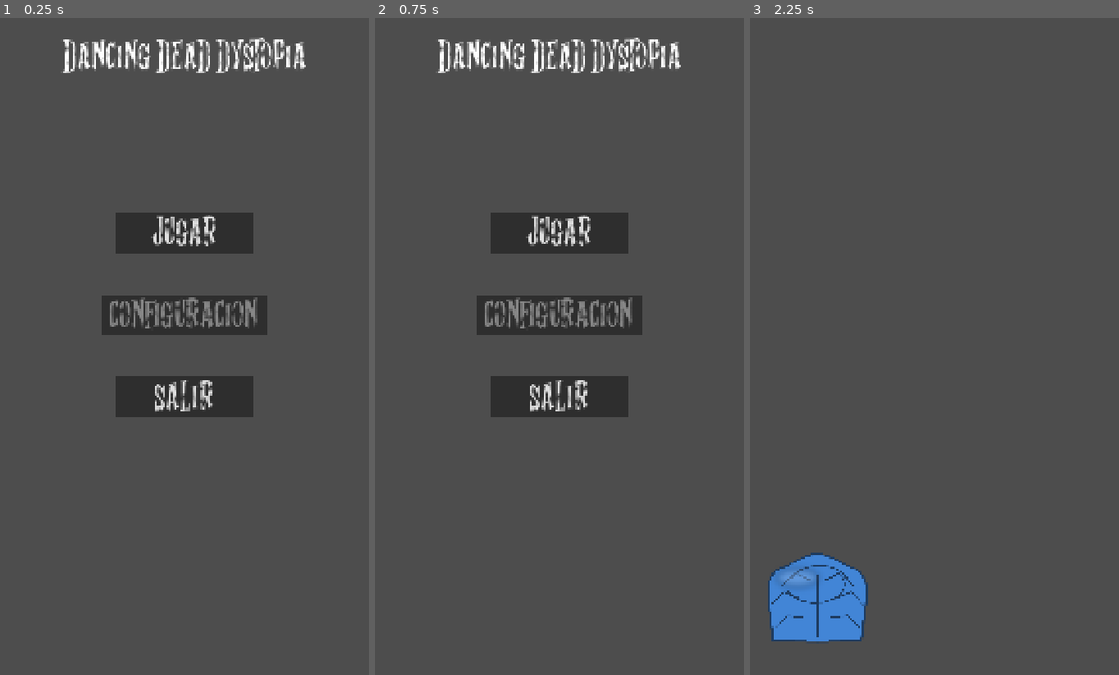
Above: before the commit, frames 1-3 (left to right).
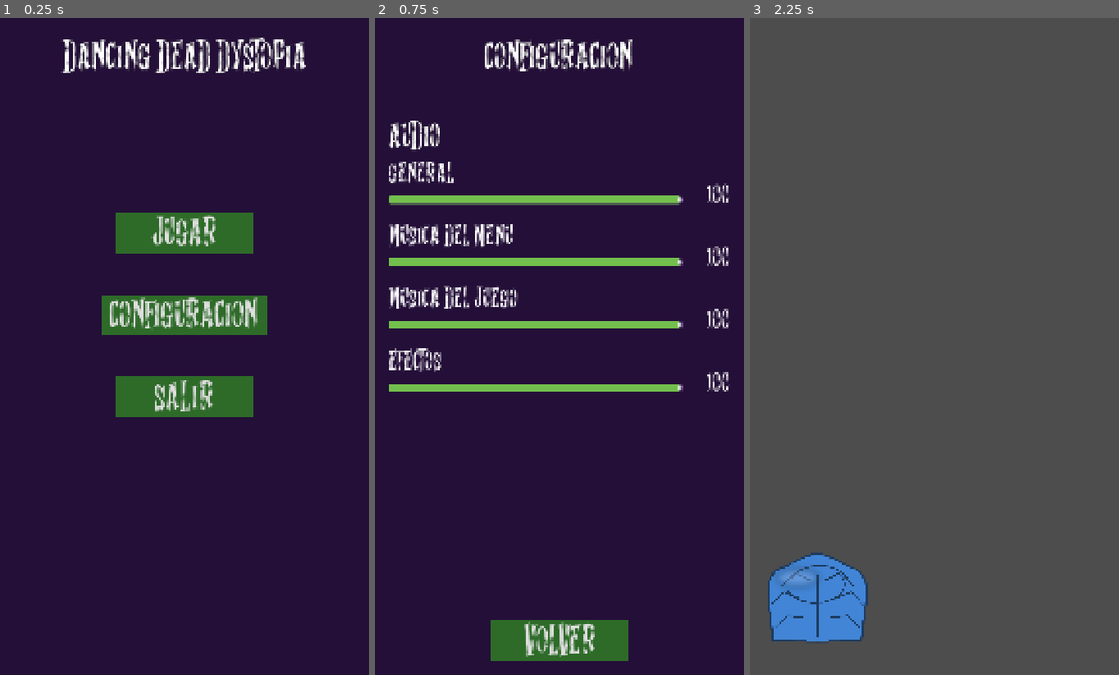
Above: after the commit, the same moments.

Repository: MarioAstorgaH/DancingDeadDystopia
Game: Godot game, scene res://screen_main_menu.tscn
Two runs of this game, one before a commit and one after it. Both use one fixed random seed, a clock stepped at 60 frames per second and the inputs below.
Inputs (mouse positions are in pixels of both pictures, inside the frame that each line leads up to):
- Up to frame 1 (0.25 s): no input
- Up to frame 2 (0.75 s): click (559, 313) at 0.5 s, where only the run after the commit has a clickable "CONFIGURACION"
- Up to frame 3 (2.25 s): click (934, 642) at 1.25 s, where only the run after the commit has a clickable "VOLVER"; click "JUGAR" at 2 s

The runs differ from the first frame. In frame 1, 98% of the frame differs, in the area x 0-100%, y 0-100%; in frame 2, 99%; in frame 3, nothing differs.

Commit message:
refactor(hud): menu color change

Diff:
--- a/Assets/configs/buttons/mainmenu_button.tres
+++ b/Assets/configs/buttons/mainmenu_button.tres
@@ -4,4 +4,4 @@
 content_margin_left = 20.0
 content_margin_top = 40.0
 content_margin_right = 20.0
-bg_color = Color(0.18039216, 0.18039216, 0.18039216, 1)
+bg_color = Color(0.18, 0.42, 0.16, 1)
--- a/Assets/configs/buttons/mainmenu_button_hover.tres
+++ b/Assets/configs/buttons/mainmenu_button_hover.tres
@@ -4,4 +4,4 @@
 content_margin_left = 20.0
 content_margin_top = 40.0
 content_margin_right = 20.0
-bg_color = Color(0.31061712, 0.31061712, 0.3106171, 1)
+bg_color = Color(0.24, 0.52, 0.21, 1)
--- a/Assets/configs/buttons/mainmenu_button_press.tres
+++ b/Assets/configs/buttons/mainmenu_button_press.tres
@@ -4,4 +4,4 @@
 content_margin_left = 20.0
 content_margin_top = 40.0
 content_margin_right = 20.0
-bg_color = Color(0.12, 0.12, 0.12, 1)
+bg_color = Color(0.11, 0.29, 0.1, 1)
--- /dev/null
+++ b/audio_settings.gd
@@ -0,0 +1,36 @@
+extends Node
+
+## Autoload: carga, aplica y guarda el volumen (0-100) de cada bus de audio.
+
+const SETTINGS_PATH := "user://settings.cfg"
+const SECTION := "audio"
+
+var _config := ConfigFile.new()
+
+
+func _ready() -> void:
+	_config.load(SETTINGS_PATH)
+	for i in AudioServer.bus_count:
+		var bus := AudioServer.get_bus_name(i)
+		set_volume(bus, _config.get_value(SECTION, bus, 100.0))
+
+
+func get_volume(bus: String) -> float:
+	var index := AudioServer.get_bus_index(bus)
+	if AudioServer.is_bus_mute(index):
+		return 0.0
+	return db_to_linear(AudioServer.get_bus_volume_db(index)) * 100.0
+
+
+func set_volume(bus: String, percent: float) -> void:
+	var index := AudioServer.get_bus_index(bus)
+	if index == -1:
+		push_warning("Bus de audio desconocido: %s" % bus)
+		return
+	AudioServer.set_bus_volume_db(index, linear_to_db(percent / 100.0))
+	AudioServer.set_bus_mute(index, percent <= 0.0)
+	_config.set_value(SECTION, bus, percent)
+
+
+func save() -> void:
+	_config.save(SETTINGS_PATH)
--- a/menu_buttons.gd
+++ b/menu_buttons.gd
@@ -1,11 +1,16 @@
 extends VBoxContainer
 
 const GAMEPLAY_SCENE := "res://gameplay_scene.tscn"
+const SETTINGS_SCENE := "res://screen_settings.tscn"
 
 
 func _on_play_button_pressed() -> void:
 	get_tree().change_scene_to_file(GAMEPLAY_SCENE)
 
 
+func _on_config_button_pressed() -> void:
+	get_tree().change_scene_to_file(SETTINGS_SCENE)
+
+
 func _on_exit_button_pressed() -> void:
 	get_tree().quit()
--- a/project.godot
+++ b/project.godot
@@ -11,9 +11,13 @@
 [application]
 
 config/name="Dancing Dead Dystopia"
+run/main_scene="uid://bobcn0qs6glx3"
 config/features=PackedStringArray("4.7", "Mobile")
 config/icon="res://icon.svg"
-run/main_scene="uid://bobcn0qs6glx3"
+
+[autoload]
+
+AudioSettings="*res://audio_settings.gd"
 
 [display]
 
--- a/screen_main_menu.tscn
+++ b/screen_main_menu.tscn
@@ -21,6 +21,15 @@
 anchor_bottom = 1.0
 grow_horizontal = 2
 grow_vertical = 2
+
+[node name="background" type="ColorRect" parent="Control"]
+layout_mode = 1
+anchors_preset = 15
+anchor_right = 1.0
+anchor_bottom = 1.0
+grow_horizontal = 2
+grow_vertical = 2
+color = Color(0.14, 0.06, 0.22, 1)
 
 [node name="main_screen" type="TextureRect" parent="Control" unique_id=603737432]
 layout_mode = 1
@@ -90,8 +99,6 @@
 theme_override_styles/normal = ExtResource("2_wit27")
 theme_override_styles/pressed = ExtResource("3_0owis")
 theme_override_styles/hover = ExtResource("4_klckv")
-theme_override_styles/disabled = ExtResource("2_wit27")
-disabled = true
 text = "CONFIGURACION"
 language = "es_MX"
 
@@ -109,4 +116,5 @@
 language = "es_MX"
 
 [connection signal="pressed" from="Control/main_margin/mainmenu_container/button_container/play_button" to="Control/main_margin/mainmenu_container/button_container" method="_on_play_button_pressed"]
+[connection signal="pressed" from="Control/main_margin/mainmenu_container/button_container/config_button" to="Control/main_margin/mainmenu_container/button_container" method="_on_config_button_pressed"]
 [connection signal="pressed" from="Control/main_margin/mainmenu_container/button_container/exit_button" to="Control/main_margin/mainmenu_container/button_container" method="_on_exit_button_pressed"]
--- /dev/null
+++ b/screen_settings.tscn
@@ -0,0 +1,249 @@
+[gd_scene format=3]
+
+[ext_resource type="FontFile" uid="uid://8cwrl5m3m2mr" path="res://Assets/Fonts/ghost_shadow/Ghost Shadow.ttf" id="1_font"]
+[ext_resource type="Script" uid="uid://dckn386imqhyt" path="res://settings_screen.gd" id="2_settings"]
+[ext_resource type="Script" uid="uid://du0ae3d5yp0dj" path="res://volume_row.gd" id="3_row"]
+[ext_resource type="StyleBox" uid="uid://dluie0f6fckn6" path="res://Assets/configs/buttons/mainmenu_button.tres" id="4_normal"]
+[ext_resource type="StyleBox" uid="uid://bu403pbxebg4g" path="res://Assets/configs/buttons/mainmenu_button_press.tres" id="5_press"]
+[ext_resource type="StyleBox" uid="uid://bgblbw5aq1pju" path="res://Assets/configs/buttons/mainmenu_button_hover.tres" id="6_hover"]
+
+[sub_resource type="LabelSettings" id="LabelSettings_title"]
+font = ExtResource("1_font")
+font_size = 50
+outline_size = 1
+outline_color = Color(0, 0, 0, 1)
+
+[sub_resource type="LabelSettings" id="LabelSettings_section"]
+font = ExtResource("1_font")
+font_size = 45
+outline_size = 1
+outline_color = Color(0, 0, 0, 1)
+
+[sub_resource type="LabelSettings" id="LabelSettings_row"]
+font = ExtResource("1_font")
+font_size = 36
+
+[sub_resource type="StyleBoxFlat" id="StyleBoxFlat_track"]
+content_margin_top = 12.0
+content_margin_bottom = 12.0
+bg_color = Color(0.3, 0.18, 0.42, 1)
+corner_radius_top_left = 6
+corner_radius_top_right = 6
+corner_radius_bottom_right = 6
+corner_radius_bottom_left = 6
+
+[sub_resource type="StyleBoxFlat" id="StyleBoxFlat_fill"]
+content_margin_top = 12.0
+content_margin_bottom = 12.0
+bg_color = Color(0.45, 0.75, 0.3, 1)
+corner_radius_top_left = 6
+corner_radius_top_right = 6
+corner_radius_bottom_right = 6
+corner_radius_bottom_left = 6
+
+[node name="CanvasLayer" type="CanvasLayer"]
+
+[node name="Control" type="Control" parent="."]
+layout_mode = 3
+anchors_preset = 15
+anchor_right = 1.0
+anchor_bottom = 1.0
+grow_horizontal = 2
+grow_vertical = 2
+
+[node name="background" type="ColorRect" parent="Control"]
+layout_mode = 1
+anchors_preset = 15
+anchor_right = 1.0
+anchor_bottom = 1.0
+grow_horizontal = 2
+grow_vertical = 2
+color = Color(0.14, 0.06, 0.22, 1)
+
+[node name="settings_margin" type="MarginContainer" parent="Control"]
+layout_mode = 1
+anchors_preset = 15
+anchor_right = 1.0
+anchor_bottom = 1.0
+grow_horizontal = 2
+grow_vertical = 2
+theme_override_constants/margin_left = 40
+theme_override_constants/margin_top = 40
+theme_override_constants/margin_right = 40
+theme_override_constants/margin_bottom = 40
+
+[node name="settings_container" type="VBoxContainer" parent="Control/settings_margin"]
+layout_mode = 2
+theme_override_constants/separation = 60
+script = ExtResource("2_settings")
+
+[node name="Title" type="Label" parent="Control/settings_margin/settings_container"]
+custom_minimum_size = Vector2(0, 120)
+layout_mode = 2
+text = "CONFIGURACION"
+label_settings = SubResource("LabelSettings_title")
+horizontal_alignment = 1
+vertical_alignment = 2
+
+[node name="audio_spacing" type="Control" parent="Control/settings_margin/settings_container"]
+custom_minimum_size = Vector2(0, 60)
+layout_mode = 2
+
+[node name="audio_label" type="Label" parent="Control/settings_margin/settings_container"]
+layout_mode = 2
+text = "AUDIO"
+label_settings = SubResource("LabelSettings_section")
+
+[node name="master_row" type="VBoxContainer" parent="Control/settings_margin/settings_container"]
+layout_mode = 2
+script = ExtResource("3_row")
+bus_name = "Master"
+
+[node name="name_label" type="Label" parent="Control/settings_margin/settings_container/master_row"]
+layout_mode = 2
+text = "GENERAL"
+label_settings = SubResource("LabelSettings_row")
+
+[node name="controls" type="HBoxContainer" parent="Control/settings_margin/settings_container/master_row"]
+layout_mode = 2
+theme_override_constants/separation = 30
+
+[node name="slider" type="HSlider" parent="Control/settings_margin/settings_container/master_row/controls"]
+custom_minimum_size = Vector2(0, 80)
+layout_mode = 2
+size_flags_horizontal = 3
+size_flags_vertical = 4
+theme_override_styles/slider = SubResource("StyleBoxFlat_track")
+theme_override_styles/grabber_area = SubResource("StyleBoxFlat_fill")
+theme_override_styles/grabber_area_highlight = SubResource("StyleBoxFlat_fill")
+value = 100.0
+rounded = true
+
+[node name="value_label" type="Label" parent="Control/settings_margin/settings_container/master_row/controls"]
+custom_minimum_size = Vector2(110, 0)
+layout_mode = 2
+text = "100"
+label_settings = SubResource("LabelSettings_row")
+horizontal_alignment = 2
+vertical_alignment = 1
+
+[node name="menu_music_row" type="VBoxContainer" parent="Control/settings_margin/settings_container"]
+layout_mode = 2
+script = ExtResource("3_row")
+bus_name = "MenuMusic"
+
+[node name="name_label" type="Label" parent="Control/settings_margin/settings_container/menu_music_row"]
+layout_mode = 2
+text = "MUSICA DEL MENU"
+label_settings = SubResource("LabelSettings_row")
+
+[node name="controls" type="HBoxContainer" parent="Control/settings_margin/settings_container/menu_music_row"]
+layout_mode = 2
+theme_override_constants/separation = 30
+
+[node name="slider" type="HSlider" parent="Control/settings_margin/settings_container/menu_music_row/controls"]
+custom_minimum_size = Vector2(0, 80)
+layout_mode = 2
+size_flags_horizontal = 3
+size_flags_vertical = 4
+theme_override_styles/slider = SubResource("StyleBoxFlat_track")
+theme_override_styles/grabber_area = SubResource("StyleBoxFlat_fill")
+theme_override_styles/grabber_area_highlight = SubResource("StyleBoxFlat_fill")
+value = 100.0
+rounded = true
+
+[node name="value_label" type="Label" parent="Control/settings_margin/settings_container/menu_music_row/controls"]
+custom_minimum_size = Vector2(110, 0)
+layout_mode = 2
+text = "100"
+label_settings = SubResource("LabelSettings_row")
+horizontal_alignment = 2
+vertical_alignment = 1
+
+[node name="game_music_row" type="VBoxContainer" parent="Control/settings_margin/settings_container"]
+layout_mode = 2
+script = ExtResource("3_row")
+bus_name = "GameMusic"
+
+[node name="name_label" type="Label" parent="Control/settings_margin/settings_container/game_music_row"]
+layout_mode = 2
+text = "MUSICA DEL JUEGO"
+label_settings = SubResource("LabelSettings_row")
+
+[node name="controls" type="HBoxContainer" parent="Control/settings_margin/settings_container/game_music_row"]
+layout_mode = 2
+theme_override_constants/separation = 30
+
+[node name="slider" type="HSlider" parent="Control/settings_margin/settings_container/game_music_row/controls"]
+custom_minimum_size = Vector2(0, 80)
+layout_mode = 2
+size_flags_horizontal = 3
+size_flags_vertical = 4
+theme_override_styles/slider = SubResource("StyleBoxFlat_track")
+theme_override_styles/grabber_area = SubResource("StyleBoxFlat_fill")
+theme_override_styles/grabber_area_highlight = SubResource("StyleBoxFlat_fill")
+value = 100.0
+rounded = true
+
+[node name="value_label" type="Label" parent="Control/settings_margin/settings_container/game_music_row/controls"]
+custom_minimum_size = Vector2(110, 0)
+layout_mode = 2
+text = "100"
+label_settings = SubResource("LabelSettings_row")
+horizontal_alignment = 2
+vertical_alignment = 1
+
+[node name="effects_row" type="VBoxContainer" parent="Control/settings_margin/settings_container"]
+layout_mode = 2
+script = ExtResource("3_row")
+bus_name = "Effects"
+
+[node name="name_label" type="Label" parent="Control/settings_margin/settings_container/effects_row"]
+layout_mode = 2
+text = "EFECTOS"
+label_settings = SubResource("LabelSettings_row")
+
+[node name="controls" type="HBoxContainer" parent="Control/settings_margin/settings_container/effects_row"]
+layout_mode = 2
+theme_override_constants/separation = 30
+
+[node name="slider" type="HSlider" parent="Control/settings_margin/settings_container/effects_row/controls"]
+custom_minimum_size = Vector2(0, 80)
+layout_mode = 2
+size_flags_horizontal = 3
+size_flags_vertical = 4
+theme_override_styles/slider = SubResource("StyleBoxFlat_track")
+theme_override_styles/grabber_area = SubResource("StyleBoxFlat_fill")
+theme_override_styles/grabber_area_highlight = SubResource("StyleBoxFlat_fill")
+value = 100.0
+rounded = true
+
+[node name="value_label" type="Label" parent="Control/settings_margin/settings_container/effects_row/controls"]
+custom_minimum_size = Vector2(110, 0)
+layout_mode = 2
+text = "100"
+label_settings = SubResource("LabelSettings_row")
+horizontal_alignment = 2
+vertical_alignment = 1
+
+[node name="spacer" type="Control" parent="Control/settings_margin/settings_container"]
+layout_mode = 2
+size_flags_vertical = 3
+
+[node name="back_button" type="Button" parent="Control/settings_margin/settings_container"]
+custom_minimum_size = Vector2(400, 120)
+layout_mode = 2
+size_flags_horizontal = 4
+theme_override_fonts/font = ExtResource("1_font")
+theme_override_font_sizes/font_size = 50
+theme_override_styles/normal = ExtResource("4_normal")
+theme_override_styles/pressed = ExtResource("5_press")
+theme_override_styles/hover = ExtResource("6_hover")
+text = "VOLVER"
+language = "es_MX"
+
+[connection signal="value_changed" from="Control/settings_margin/settings_container/master_row/controls/slider" to="Control/settings_margin/settings_container/master_row" method="_on_slider_value_changed"]
+[connection signal="value_changed" from="Control/settings_margin/settings_container/menu_music_row/controls/slider" to="Control/settings_margin/settings_container/menu_music_row" method="_on_slider_value_changed"]
+[connection signal="value_changed" from="Control/settings_margin/settings_container/game_music_row/controls/slider" to="Control/settings_margin/settings_container/game_music_row" method="_on_slider_value_changed"]
+[connection signal="value_changed" from="Control/settings_margin/settings_container/effects_row/controls/slider" to="Control/settings_margin/settings_container/effects_row" method="_on_slider_value_changed"]
+[connection signal="pressed" from="Control/settings_margin/settings_container/back_button" to="Control/settings_margin/settings_container" method="_on_back_button_pressed"]
--- /dev/null
+++ b/settings_screen.gd
@@ -0,0 +1,14 @@
+extends VBoxContainer
+
+const MAIN_MENU_SCENE := "res://screen_main_menu.tscn"
+
+
+func _notification(what: int) -> void:
+	# Botón/gesto "atrás" de Android.
+	if what == NOTIFICATION_WM_GO_BACK_REQUEST:
+		_on_back_button_pressed()
+
+
+func _on_back_button_pressed() -> void:
+	AudioSettings.save()
+	get_tree().change_scene_to_file(MAIN_MENU_SCENE)
--- /dev/null
+++ b/volume_row.gd
@@ -0,0 +1,19 @@
+class_name VolumeRow
+extends VBoxContainer
+
+## Fila de configuración: un slider de 0 a 100 que controla el volumen de `bus_name`.
+
+@export var bus_name := "Master"
+
+@onready var _slider: HSlider = $controls/slider
+@onready var _value_label: Label = $controls/value_label
+
+
+func _ready() -> void:
+	_slider.value = AudioSettings.get_volume(bus_name)
+	_value_label.text = str(int(_slider.value))
+
+
+func _on_slider_value_changed(value: float) -> void:
+	AudioSettings.set_volume(bus_name, value)
+	_value_label.text = str(int(value))
Not shown, added: audio_settings.gd.uid
Not shown, added: settings_screen.gd.uid
Not shown, added: volume_row.gd.uid
Not shown, changed: CLAUDE.md
